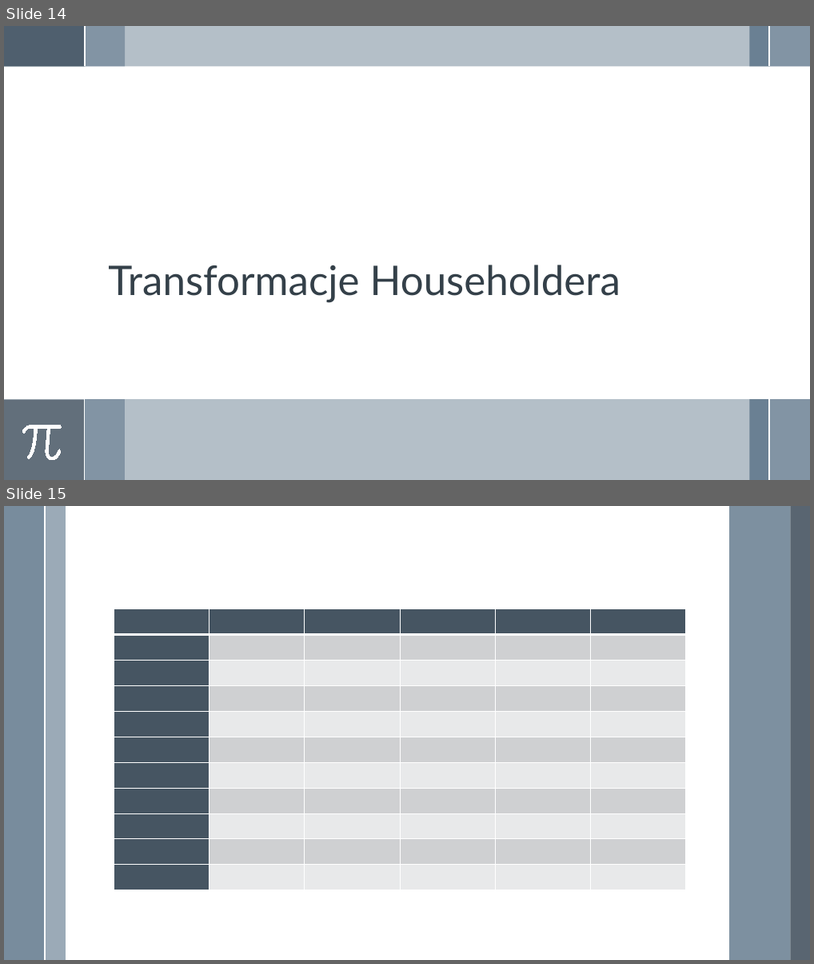
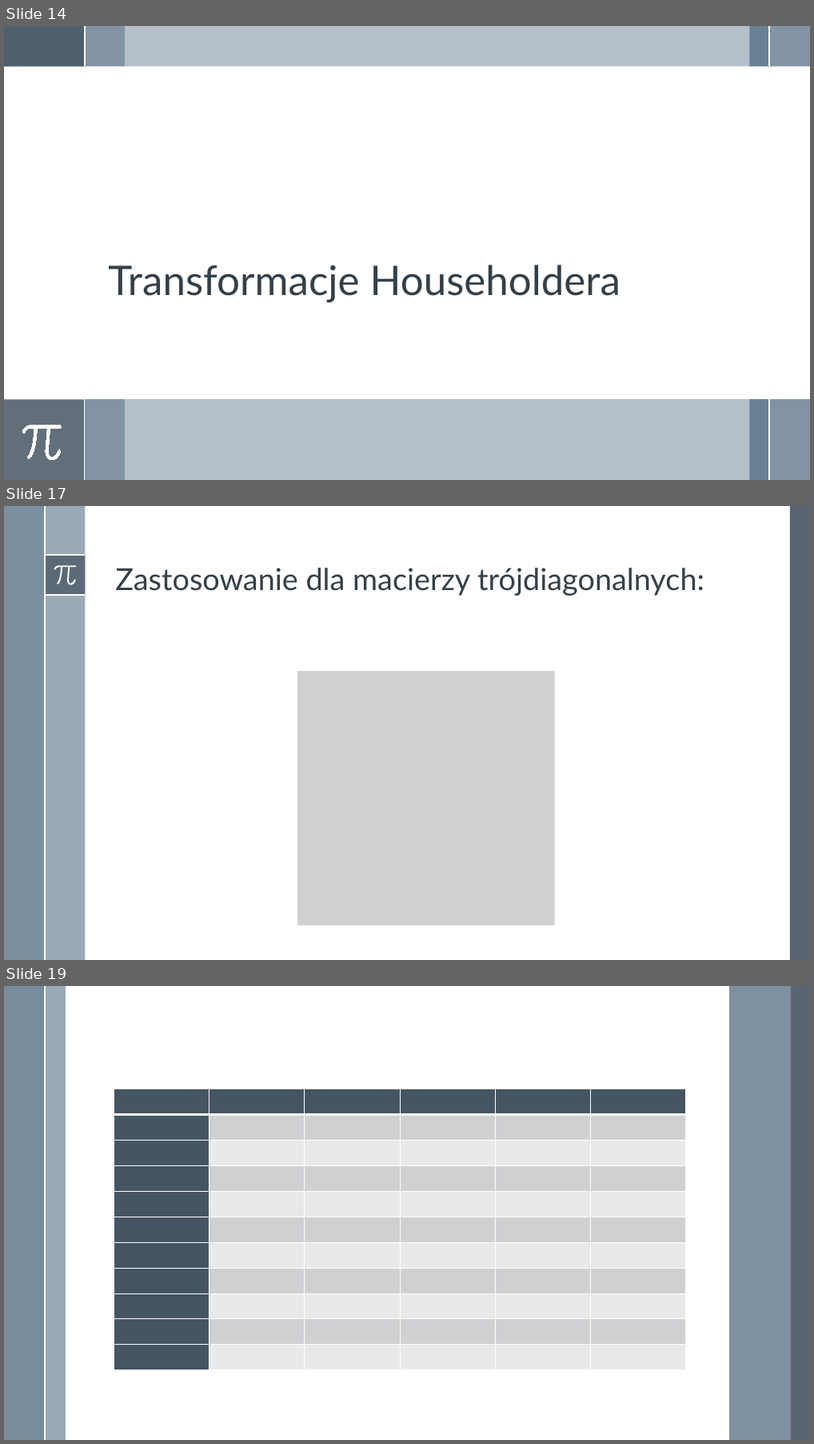
Before and after one commit to adamgracikowski/Numerical-Methods, a slide deck: Project2/Presentation/P2Z20_AGR.pptx. Shown one above the other, each under a label of ours: slides 14 and 15 before the commit, slides 14, 17 and 19 after it; the slides between them are not shown. The pictures are 814x964 and 814x1444 pixels, drawn with LibreOffice and Linux fonts; fonts in the diff are those of the drawing; grey boxes stand for pictures. Boxes give left, top, right and bottom in pixels: in the first picture for what was removed or moved away, otherwise in the second. Text is boxed around its words. In the diff, an @@ line names an element or a change of style, - is before the commit and + after.

```diff
--- a/Project2/Presentation/P2Z20_AGR.pptx
+++ b/Project2/Presentation/P2Z20_AGR.pptx
@@ slide 17 added at box(4, 506, 810, 960), background #FFFFFF; not listed: 1 template element that a slide beside it also shows @@
@@ rectangle added at box(4, 506, 45, 960), fill #6A8093 at 88% opacity @@
@@ rectangle added at box(45, 506, 85, 960), fill #9BAAB7 @@
@@ rectangle added at box(790, 506, 810, 960), fill #475562 at 90% opacity @@
@@ rectangle added at box(45, 555, 85, 596), fill #475562 at 75% opacity @@
@@ line added from (45, 555) to (85, 555), #FFFFFF 1.5 pt @@
@@ freeform shape added at box(54, 565, 77, 584), fill #FFFFFF @@
@@ title added at box(115, 568, 705, 596), 36 pt, text #35404A @@
+Zastosowanie dla macierzy trójdiagonalnych:
@@ line added from (45, 595) to (85, 595), #FFFFFF 1.5 pt @@
@@ picture added at box(298, 671, 554, 925) @@
@@ what was slide 15 is now slide 19 @@
```
Also in this commit, not shown: 3 other slides added.
